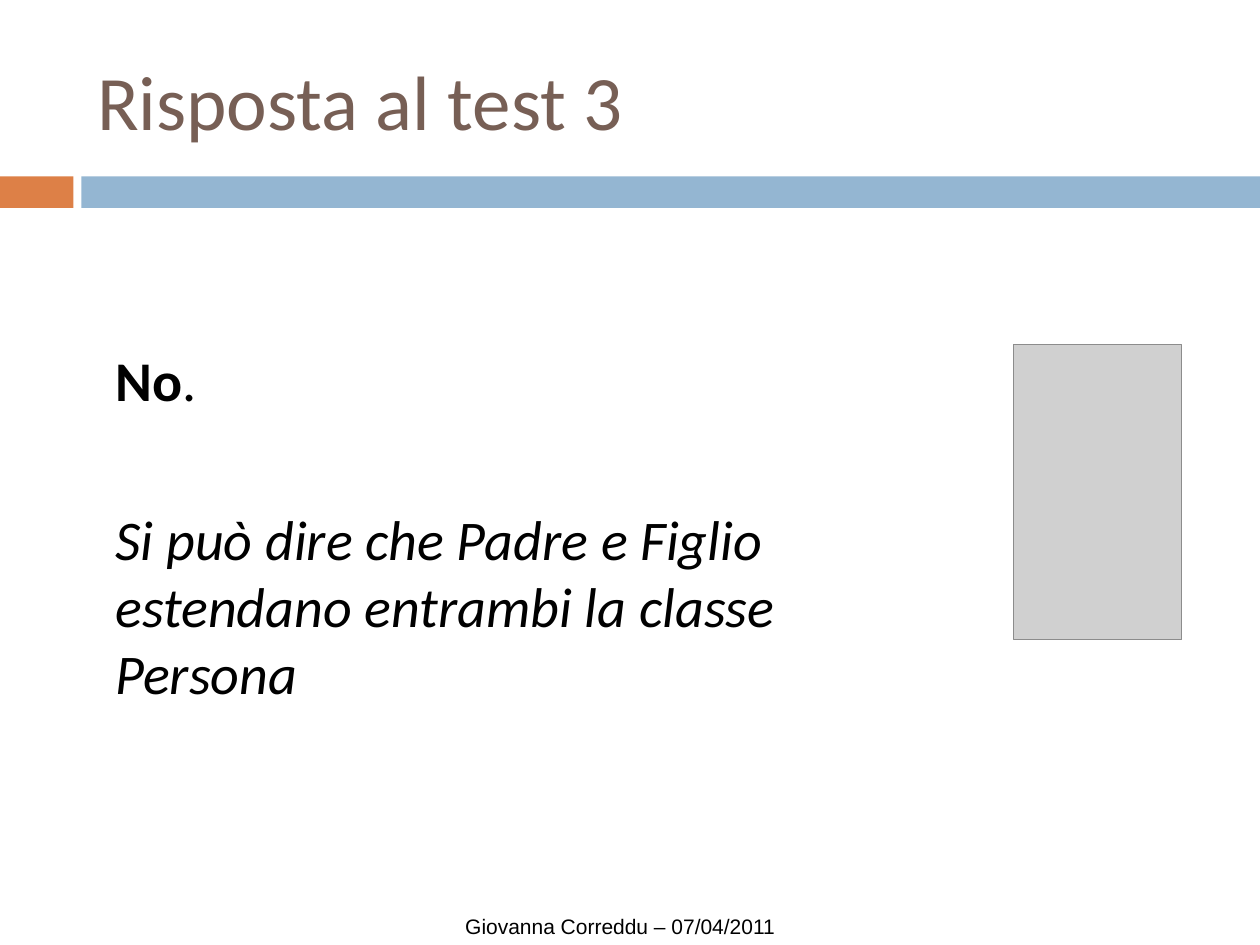
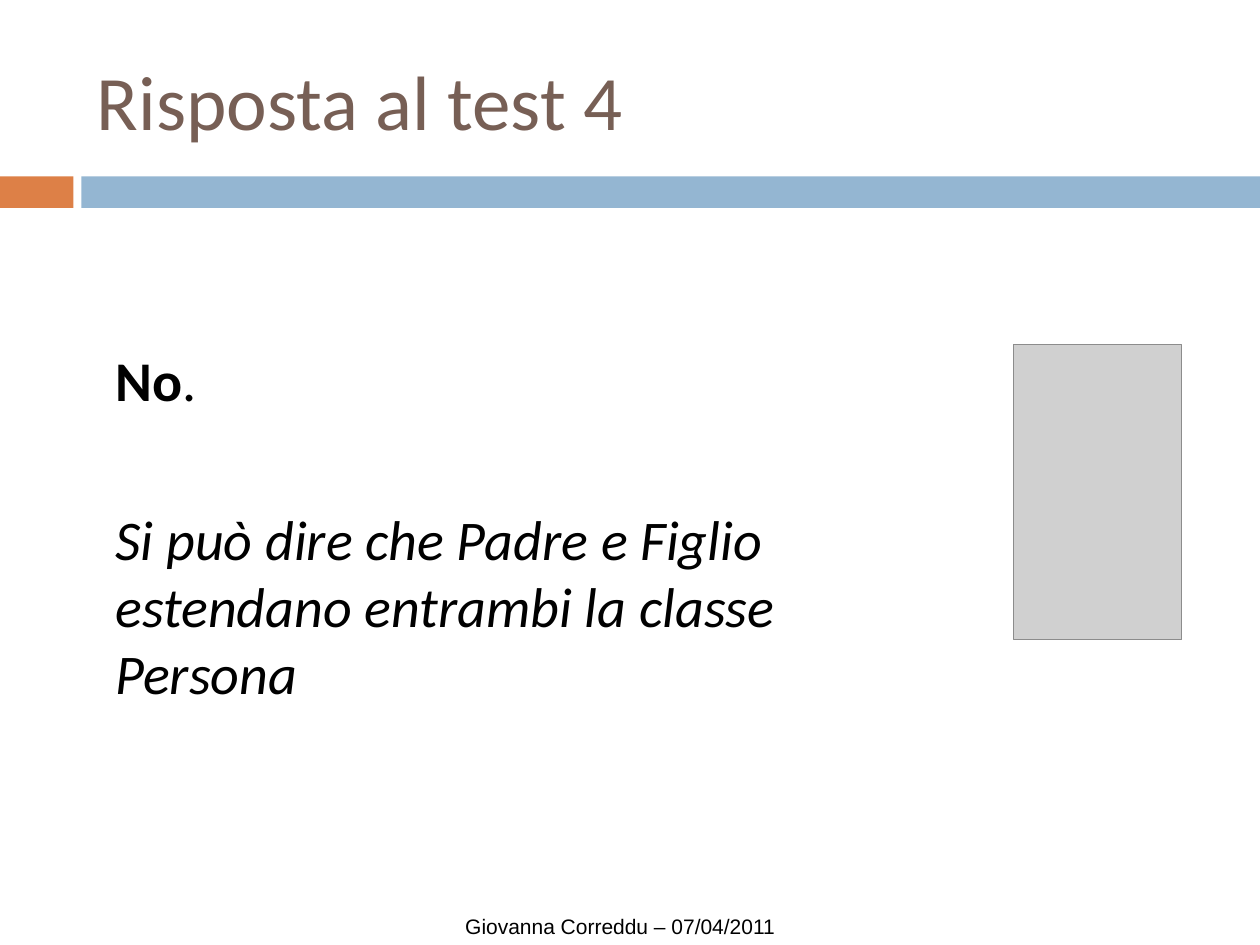
Before and after one commit to piffy/ereditarieta-java, a slide deck: slide 19 of slides/principidellaoop-ereditariet-110410103523-phpapp01.ppt (slide 17 before the commit). Drawn at 1260x945 pixels with LibreOffice and Linux fonts; fonts in the diff are those of the drawing; grey boxes stand for pictures. Boxes give left, top, right and bottom in pixels: in the first picture for what was removed or moved away, otherwise in the second. Text is boxed around its words. In the diff, an @@ line names an element or a change of style, - is before the commit and + after.

```diff
--- a/slides/principidellaoop-ereditariet-110410103523-phpapp01.ppt
+++ b/slides/principidellaoop-ereditariet-110410103523-phpapp01.ppt
@@ text at bbox=[97, 76, 622, 143]: text changed @@
-Risposta al test 3
+Risposta al test 4
```
Also in this commit, not shown: 18 other slides changed, 2 slides added, 8 other files.
